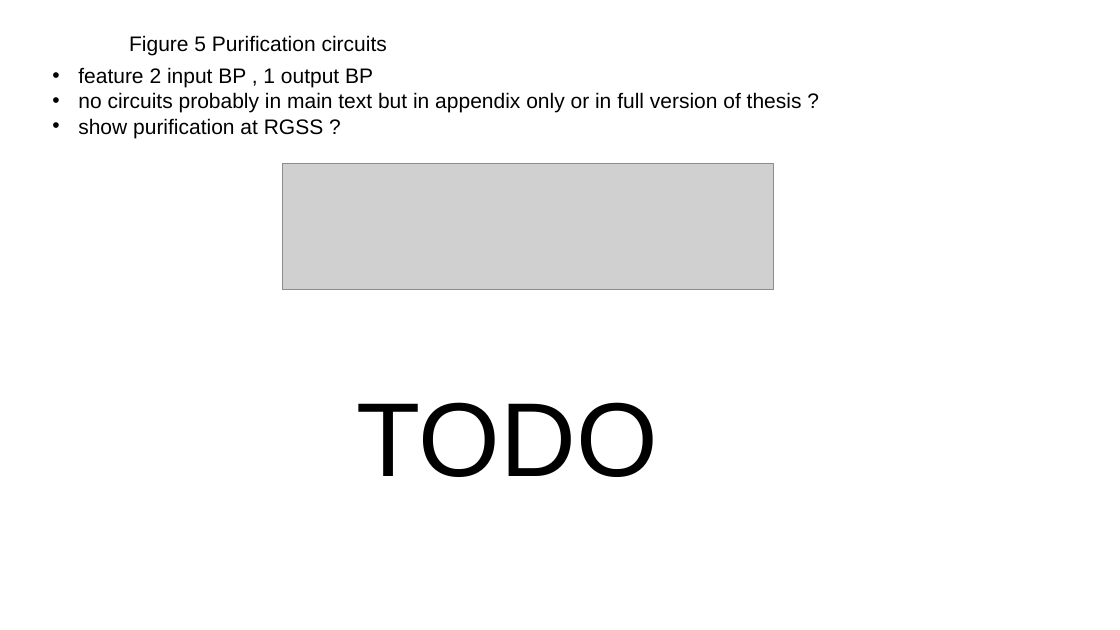
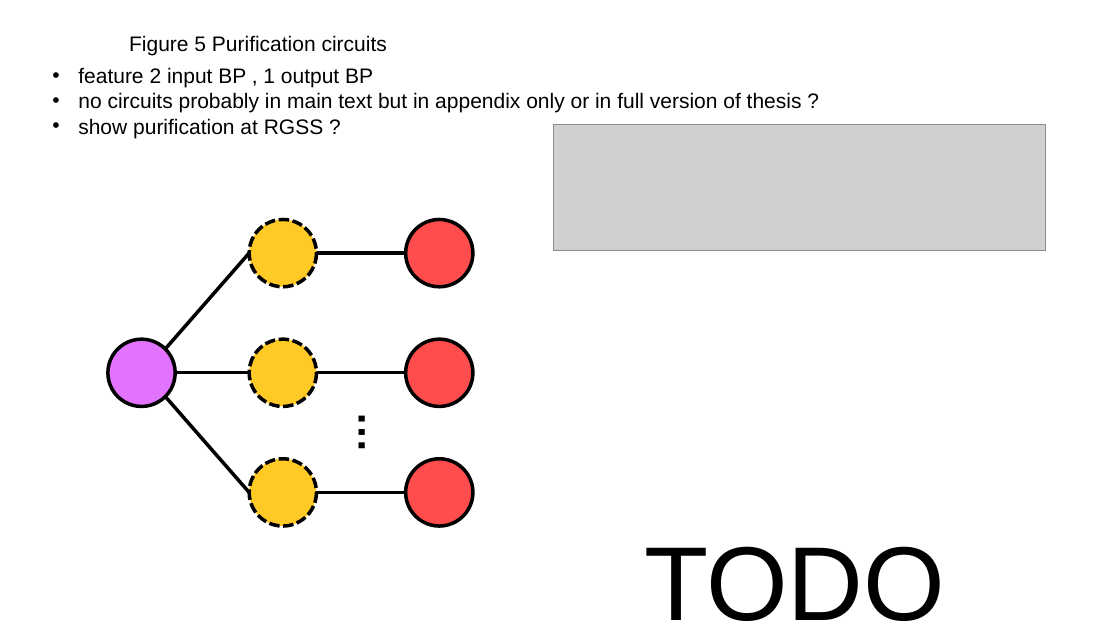
Before and after one commit to EliottFlechtner/entanglement-purification-scheduler, a slide deck: slide 11 of thesis/figures/design-doc/design_sheet.pptx. Drawn at 1120x630 pixels with LibreOffice and Linux fonts; fonts in the diff are those of the drawing; grey boxes stand for pictures. Boxes give left, top, right and bottom in pixels: in the first picture for what was removed or moved away, otherwise in the second. Text is boxed around its words. In the diff, an @@ line names an element or a change of style, - is before the commit and + after.

```diff
--- a/thesis/figures/design-doc/design_sheet.pptx
+++ b/thesis/figures/design-doc/design_sheet.pptx
@@ picture: place and size @@
-picture at [282,164,774,290]
+picture at [554,124,1045,250]
@@ group added at [108,219,473,526]: 7 ellipses, 6 lines, 1 text @@
+…
@@ text "TODO": place and size @@
-text "TODO" at [357,402,658,477]
+text "TODO" at [644,546,945,621]
```
Also in this commit, not shown: 1 other slide changed, 1 other file.
